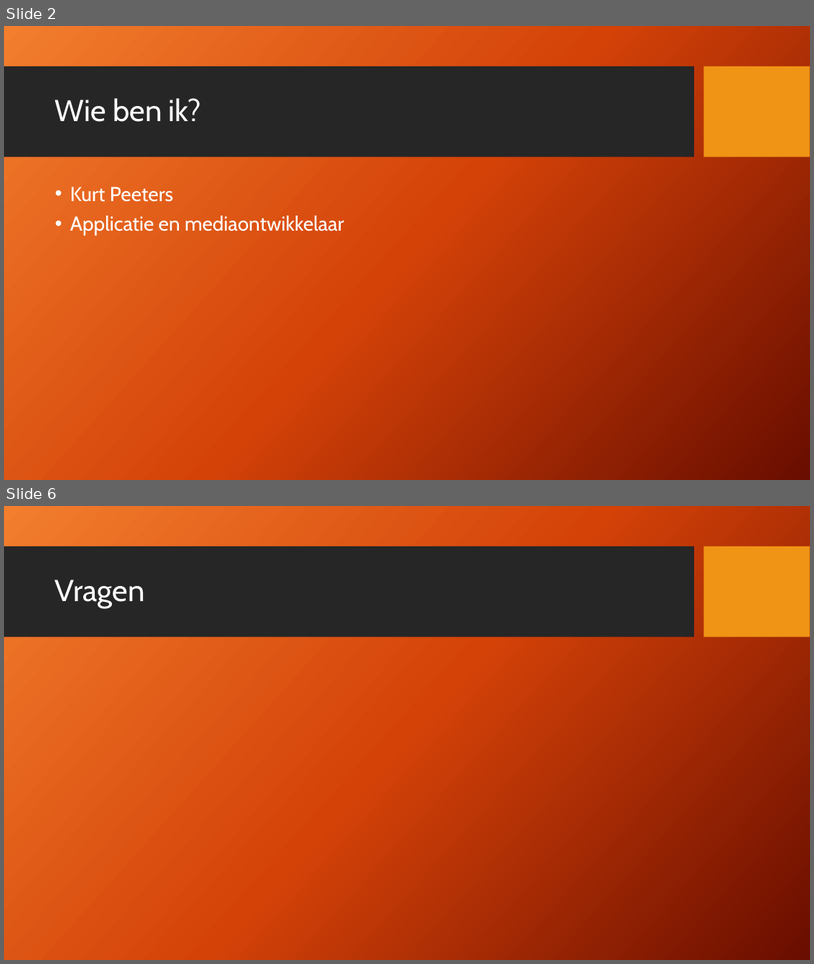
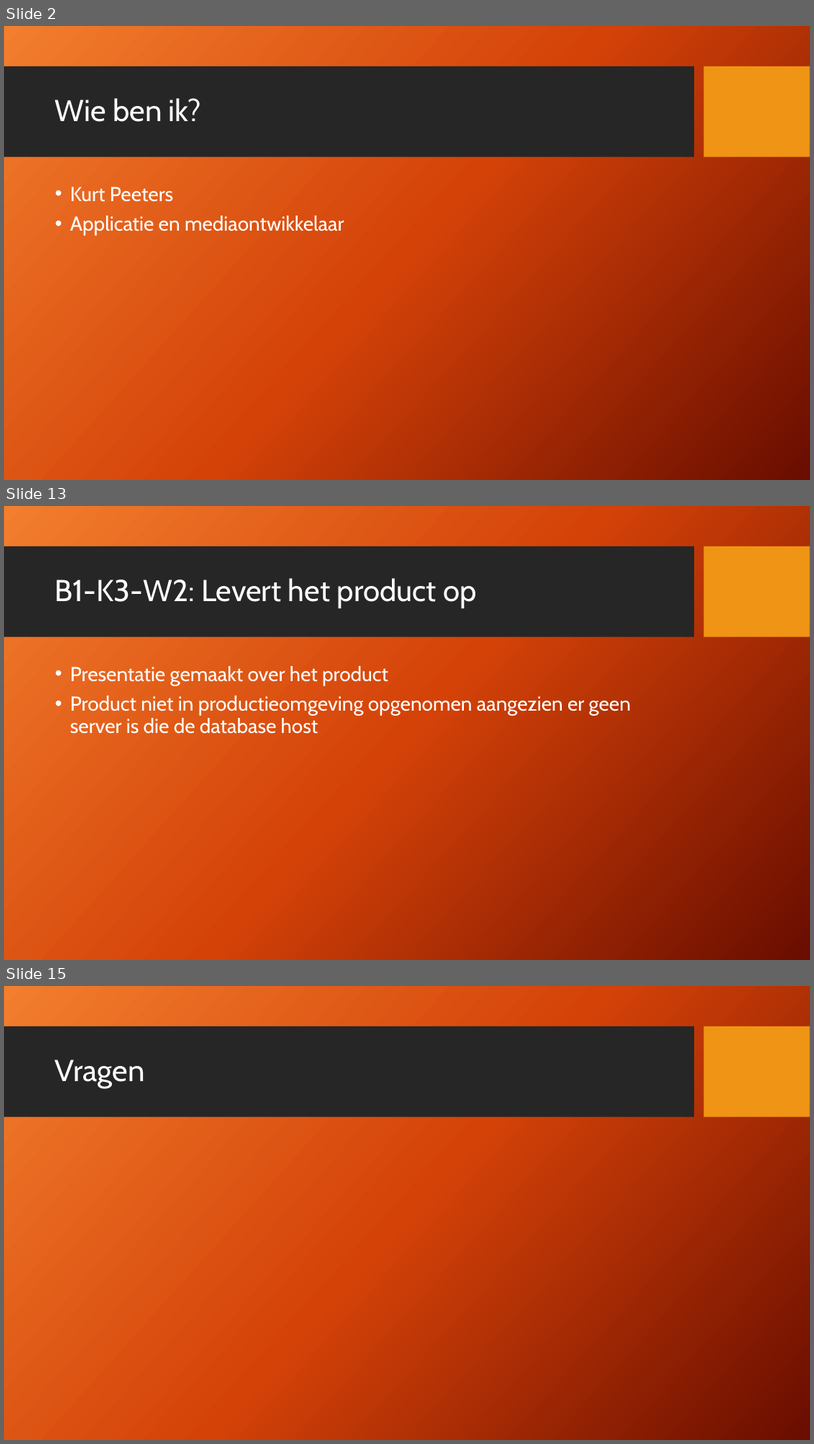
Before and after one commit to Kurtsuside1/Plotter-Data, a slide deck: PVB opdracht.pptx. Shown one above the other, each under a label of ours: slides 2 and 6 before the commit, slides 2, 13 and 15 after it; the slides between them are not shown. The pictures are 814x964 and 814x1444 pixels, drawn with LibreOffice and Linux fonts; fonts in the diff are those of the drawing; background and template pictures are left out. Boxes give left, top, right and bottom in pixels: in the first picture for what was removed or moved away, otherwise in the second. Text is boxed around its words. In the diff, an @@ line names an element or a change of style, - is before the commit and + after.

```diff
--- a/PVB opdracht.pptx
+++ b/PVB opdracht.pptx
@@ slide 13 added at (x1=4, y1=506, x2=810, y2=960), background picture (left out); not listed: 2 template elements that a slide beside it also shows @@
@@ title added at (x1=55, y1=578, x2=476, y2=608), 36 pt, text #FFFFFF @@
+B1-K3-W2: Levert het product op
@@ text added at (x1=70, y1=666, x2=631, y2=734), 24 pt, text #FFFFFF @@
+• Presentatie gemaakt over het product
+• Product niet in productieomgeving opgenomen aangezien er geen server is die de database host
@@ what was slide 6 is now slide 15 @@
```
Also in this commit, not shown: 3 slides changed, 8 other slides added, 2 other files.
